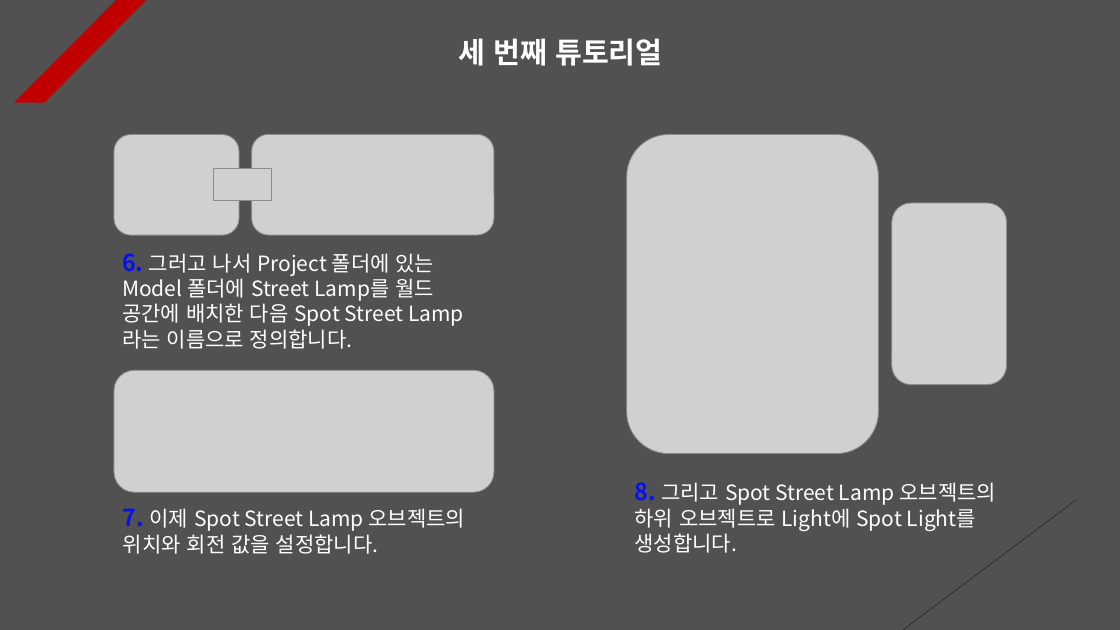
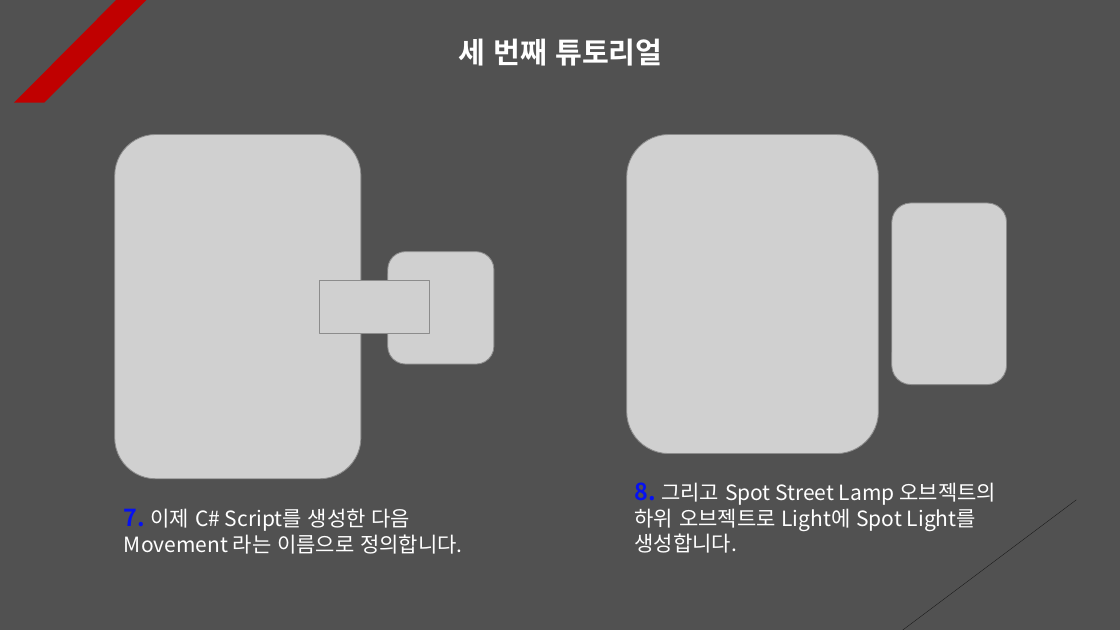
Before and after one commit to Unity2033/3D-UnityEngine, a slide deck: slide 3 of Assets/Light/PPT Data/Light Example.pptx. Drawn at 1120x630 pixels with LibreOffice and Linux fonts; fonts in the diff are those of the drawing; grey boxes stand for pictures. Boxes give left, top, right and bottom in pixels: in the first picture for what was removed or moved away, otherwise in the second. Text is boxed around its words. In the diff, an @@ line names an element or a change of style, - is before the commit and + after.

```diff
--- a/Assets/Light/PPT Data/Light Example.pptx
+++ b/Assets/Light/PPT Data/Light Example.pptx
@@ picture removed at bbox=[114, 134, 239, 235] @@
@@ picture added at bbox=[115, 134, 361, 479] @@
@@ picture removed at bbox=[252, 134, 494, 235] @@
@@ text removed at bbox=[122, 253, 435, 349] @@
-6. 그러고 나서 Project 폴더에 있는 Model 폴더에 Street Lamp를 월드 공간에 배치한 다음 Spot Street Lamp라는 이름으로 정의합니다.
@@ picture added at bbox=[388, 252, 494, 365] @@
@@ picture at bbox=[319, 281, 429, 334]: rotation 180 to 0 degrees @@
@@ picture removed at bbox=[114, 371, 494, 492] @@
@@ text at bbox=[124, 508, 462, 554]: text changed @@
-7. 이제 Spot Street Lamp 오브젝트의 위치와 회전 값을 설정합니다.
+7. 이제 C# Script를 생성한 다음 Movement 라는 이름으로 정의합니다.
```
Also in this commit, not shown: 16 other slides changed, 9 other files.
